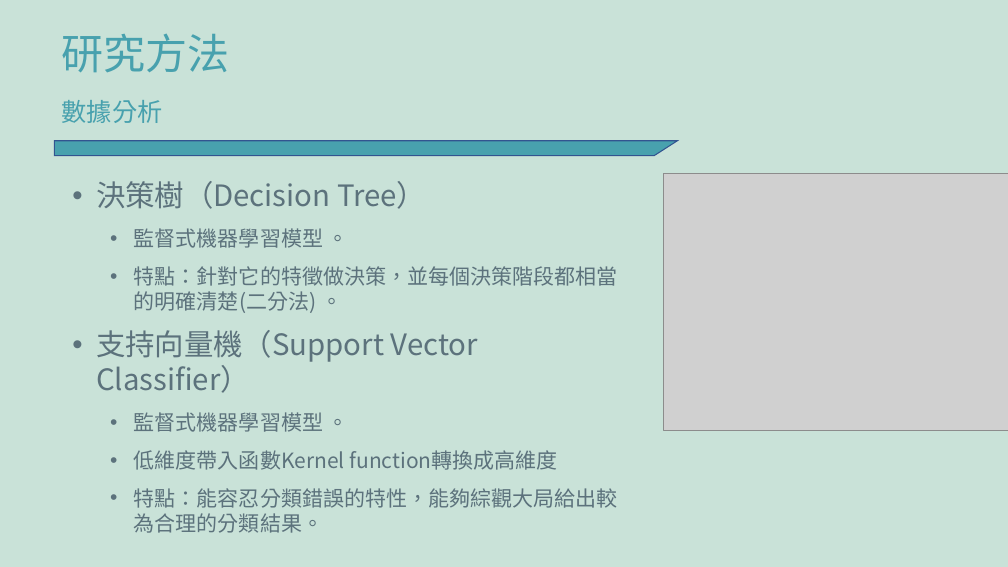
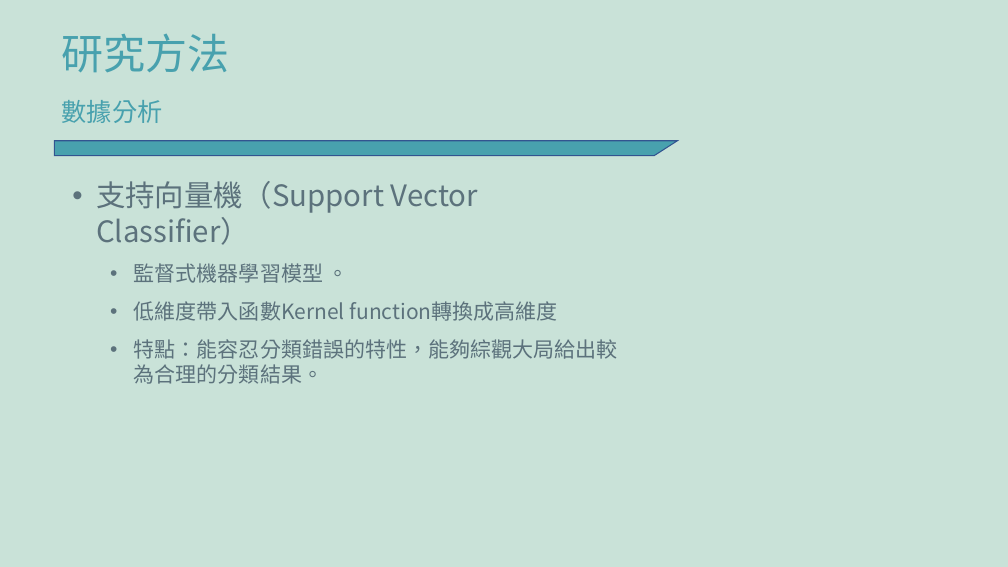
Before and after one commit to LEE-ZongYing/AIOT-vital-signs-measuring-and-analyzing-system, a slide deck: slide 9 of 計劃書、簡報/專題報告0421.pptx. Drawn at 1008x567 pixels with LibreOffice and Linux fonts; fonts in the diff are those of the drawing; grey boxes stand for pictures. Boxes give left, top, right and bottom in pixels: in the first picture for what was removed or moved away, otherwise in the second. Text is boxed around its words. In the diff, an @@ line names an element or a change of style, - is before the commit and + after.

Commit message:
good
good

```diff
--- a/計劃書、簡報/專題報告0421.pptx
+++ b/計劃書、簡報/專題報告0421.pptx
@@ picture removed at [664,174,1008,431] @@
@@ text at [96,181,618,313]: paragraphs removed @@
-• 決策樹（Decision Tree）
-  • 監督式機器學習模型 。
-  • 特點：針對它的特徵做決策，並每個決策階段都相當的明確清楚(二分法) 。
```
